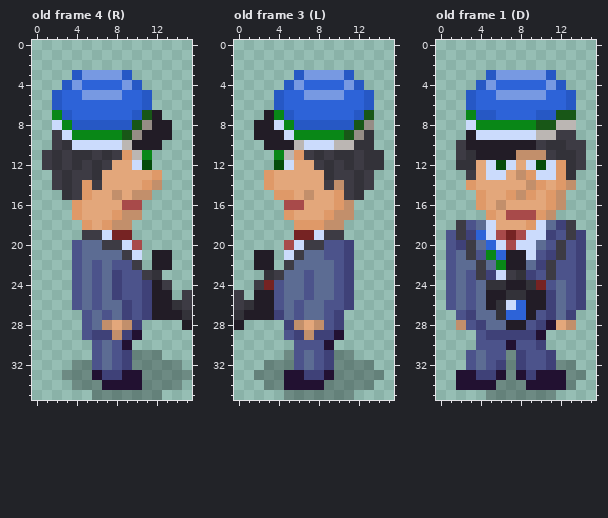
A pixel-art file gets an edit: art/cfe-ksv-pikmets.aseprite. Above is the file before it was changed.
16x36 pixels, 10 frames. Shown: old frame 4 (R), old frame 3 (L), old frame 1 (D). The commit also changed other frames, which this record leaves out.
The same view after the edit:
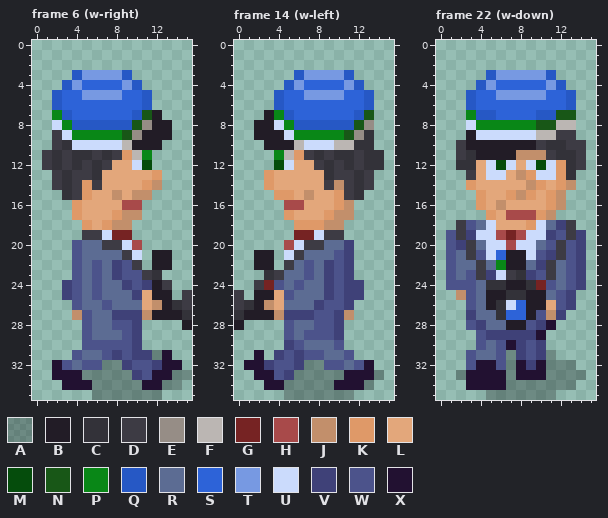
Palette (. is transparent): A #00000046  B #221c26  C #333239  D #3d3b44  E #968d86  F #bbb6b3  G #762323  H #a84a4a  J #c28f6b  K #df9968  L #e3a77b  M #054c0c  N #185717  P #098717  Q #2658c5  R #5c6c93  S #2d63d8  T #7799e2  U #cbdbfc  V #3f4178  W #4c538b  X #221131
A new or re-ordered frame is compared with the old frame closest to it.
Commit: Walk animations for Pikmets
Changes in this commit:
frames 10 -> 42
Changed rows in their new state; - is an unchanged pixel.
Frame 6 (w-right) is new; against old frame 4 (R), layers "kaamera", "fraater":
first column x 2:
22 ------V------
24 -V----RV-----
25 -V----RRVL---
26 ----RW-RRLJ--
27 --J--RV-VJ---
28 -----RWW-----
29 ----RRRWV----
30 ---W-W-WV----
31 --WRRWVWVV-X-
32 XWRW-AA-WWVXX
33 XXX-AAAAVWXX-
34 -XXX-AAAAXX--
Frame 14 (w-left) is new; against old frame 3 (L), layers "kaamera", "fraater":
first column x 1:
20 --------RR---
21 --------R----
22 ------W-V----
23 --------V----
24 -----WR-V--V-
25 ---LW-R-V--V-
26 --JL-R-V-----
27 ---JVVVW--J--
28 ----WRRW-----
29 -----RWWWV---
30 ----V-RRRW---
31 -X-VWVW-RRW--
32 XXVWWVAAWWRWX
33 -XXWVAAAA-XXX
34 --XXAAAA-XXX-
Frame 22 (w-down) is new; against old frame 1 (D), layer "fraater":
first column x 1:
19 ---U----------
20 ----U---------
21 ----U---------
22 -----------R--
23 -----------R--
24 -W------------
25 .J--------RWV.
26 ..--------LWV.
27 -.--------JV.-
28 -.---------..-
30 ----R--V------
31 ----R----VA---
32 ---XXW-XVXA---
33 -A-XX---X-AA--
34 -.---X--AAAA--
